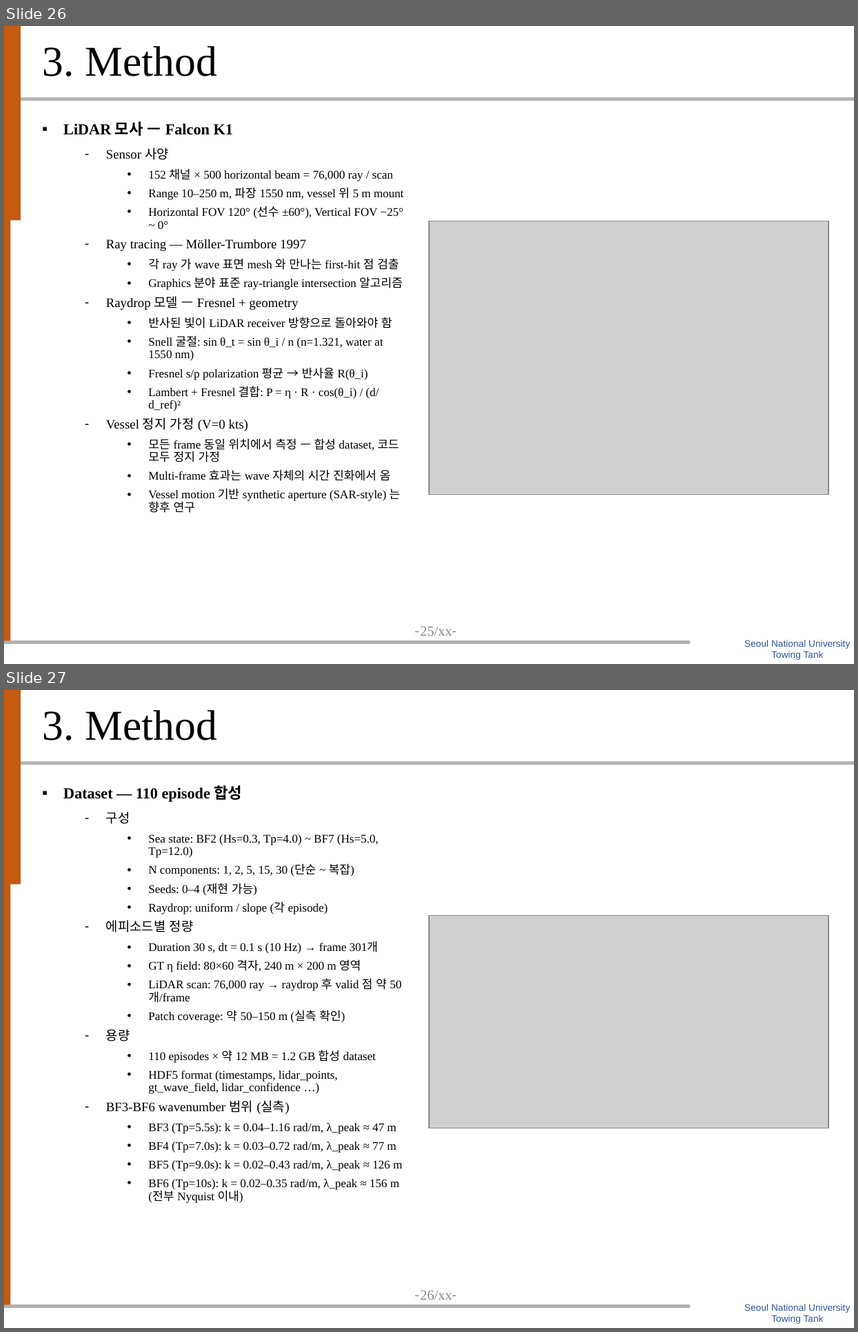
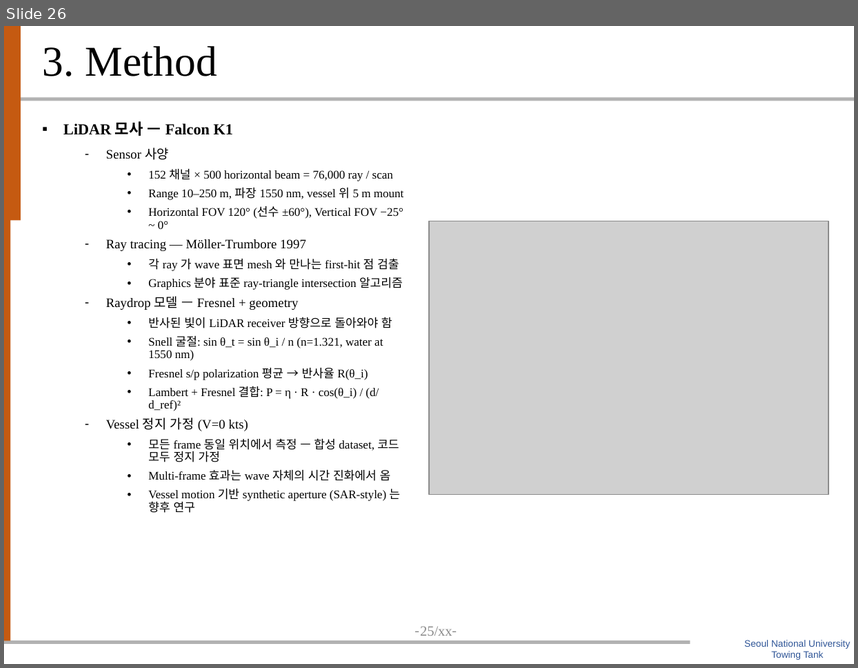
Before and after one commit to SAEYONGPARK94/wavesplat, a slide deck: wavesplat/docs/labmeeting_20260513_박세용_20min.pptx. Shown one above the other, each under a label of ours: slides 26 and 27 before the commit, slide 26 after it. The pictures are 858x1332 and 858x668 pixels, drawn with LibreOffice and Linux fonts; fonts in the diff are those of the drawing; grey boxes stand for pictures; background and template pictures are left out. Boxes give left, top, right and bottom in pixels: in the first picture for what was removed or moved away, otherwise in the second. Text is boxed around its words. In the diff, an @@ line names an element or a change of style, - is before the commit and + after.

```diff
--- a/wavesplat/docs/labmeeting_20260513_박세용_20min.pptx
+++ b/wavesplat/docs/labmeeting_20260513_박세용_20min.pptx
@@ slide 27 removed at bbox=[4, 690, 854, 1328], background #FFFFFF; not listed: 6 template elements that a slide beside it also shows @@
@@ title removed at bbox=[43, 710, 218, 740] @@
-3. Method
@@ text removed at bbox=[63, 785, 402, 1203] @@
-▪ Dataset — 110 episode 합성
-  – 구성
-    • Sea state: BF2 (Hs=0.3, Tp=4.0) ~ BF7 (Hs=5.0, Tp=12.0)
-    • N components: 1, 2, 5, 15, 30 (단순 ~ 복잡)
-    • Seeds: 0–4 (재현 가능)
-    • Raydrop: uniform / slope (각 episode)
-  – 에피소드별 정량
-    • Duration 30 s, dt = 0.1 s (10 Hz) → frame 301개
-    • GT η field: 80×60 격자, 240 m × 200 m 영역
-    • LiDAR scan: 76,000 ray → raydrop 후 valid 점 약 50개/frame
-    • Patch coverage: 약 50–150 m (실측 확인)
-  – 용량
-    • 110 episodes × 약 12 MB = 1.2 GB 합성 dataset
-    • HDF5 format (timestamps, lidar_points, gt_wave_field, lidar_confidence …)
-  – BF3-BF6 wavenumber 범위 (실측)
-    • BF3 (Tp=5.5s): k = 0.04–1.16 rad/m, λ_peak ≈ 47 m
-    • BF4 (Tp=7.0s): k = 0.03–0.72 rad/m, λ_peak ≈ 77 m
-    • BF5 (Tp=9.0s): k = 0.02–0.43 rad/m, λ_peak ≈ 126 m
-    • BF6 (Tp=10s): k = 0.02–0.35 rad/m, λ_peak ≈ 156 m (전부 Nyquist 이내)
@@ picture removed at bbox=[429, 915, 829, 1127] @@
```
Also in this commit, not shown: 3 slides changed, 2 slides added, 1 other slide removed, 22 other files.
